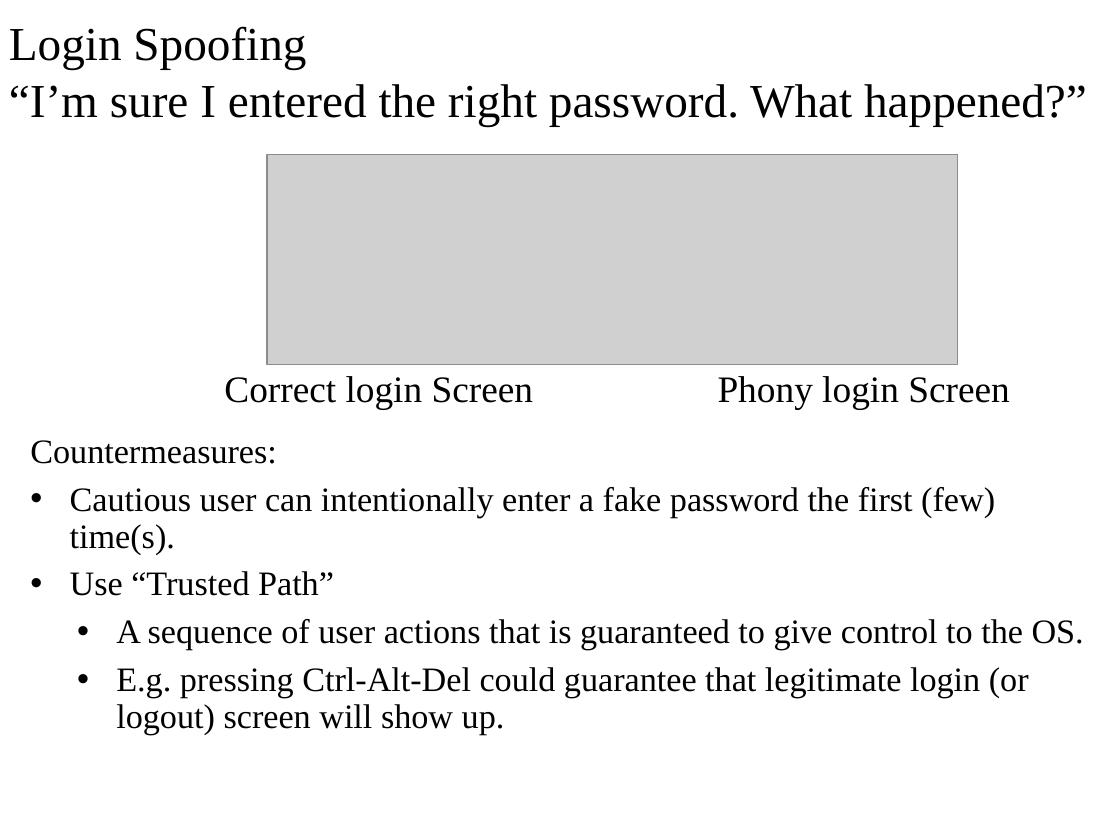
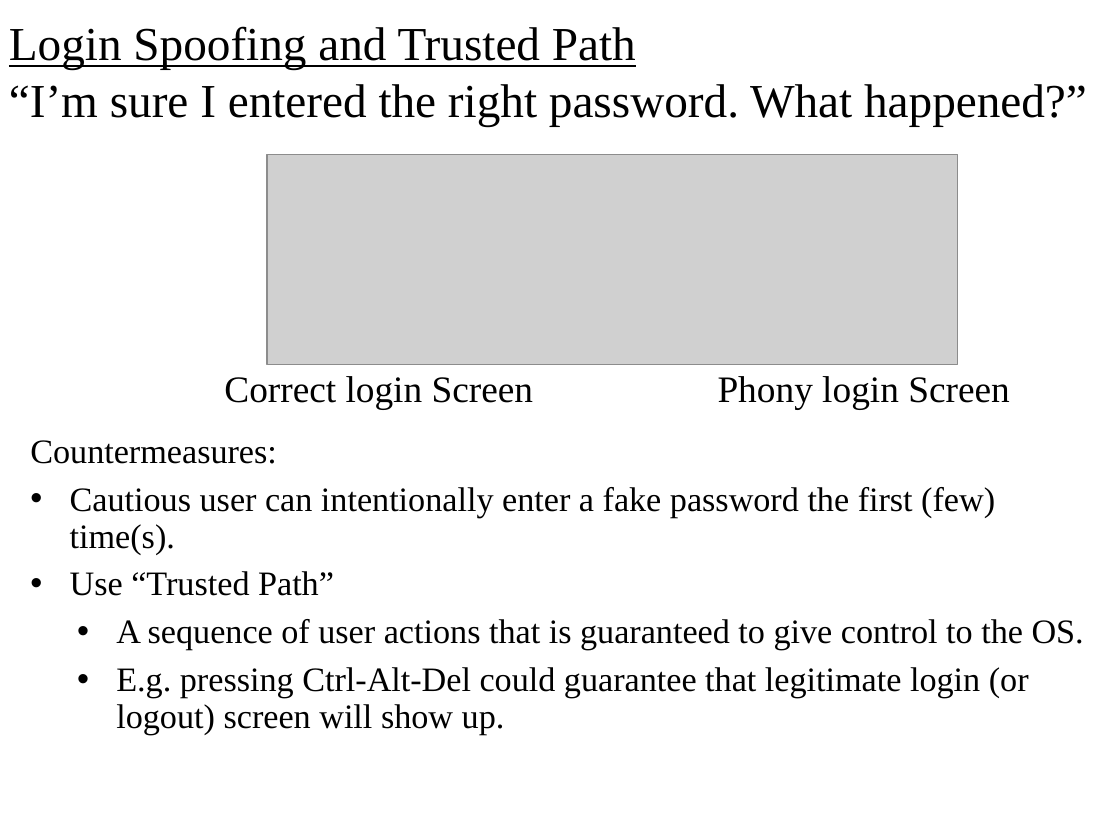
Before and after one commit to oscourse/oscourse.github.io, a slide deck: slide 9 of slides/security.pptx (slide 10 before the commit). Drawn at 1120x840 pixels with LibreOffice and Linux fonts; fonts in the diff are those of the drawing; grey boxes stand for pictures. Boxes give left, top, right and bottom in pixels: in the first picture for what was removed or moved away, otherwise in the second. Text is boxed around its words. In the diff, an @@ line names an element or a change of style, - is before the commit and + after.

```diff
--- a/slides/security.pptx
+++ b/slides/security.pptx
@@ title at (9, 26, 636, 69): text changed @@
-Login Spoofing
+Login Spoofing and Trusted Path
```
Also in this commit, not shown: 6 other slides changed, 3 slides removed, 2 other files.
